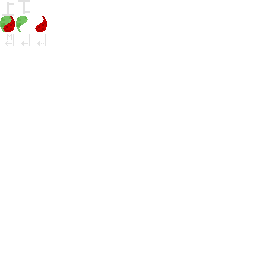
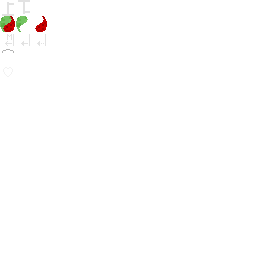
Layers edited between the first and the second w=256, h=256 image:
added group "Switch Modes" with 2 layers above "Favorite" over [2, 49, 14, 53]
added layer "Manual" in group "Switch Modes" over [2, 49, 14, 53]
added layer "Favorite" above "icons.png" over [3, 67, 13, 77]